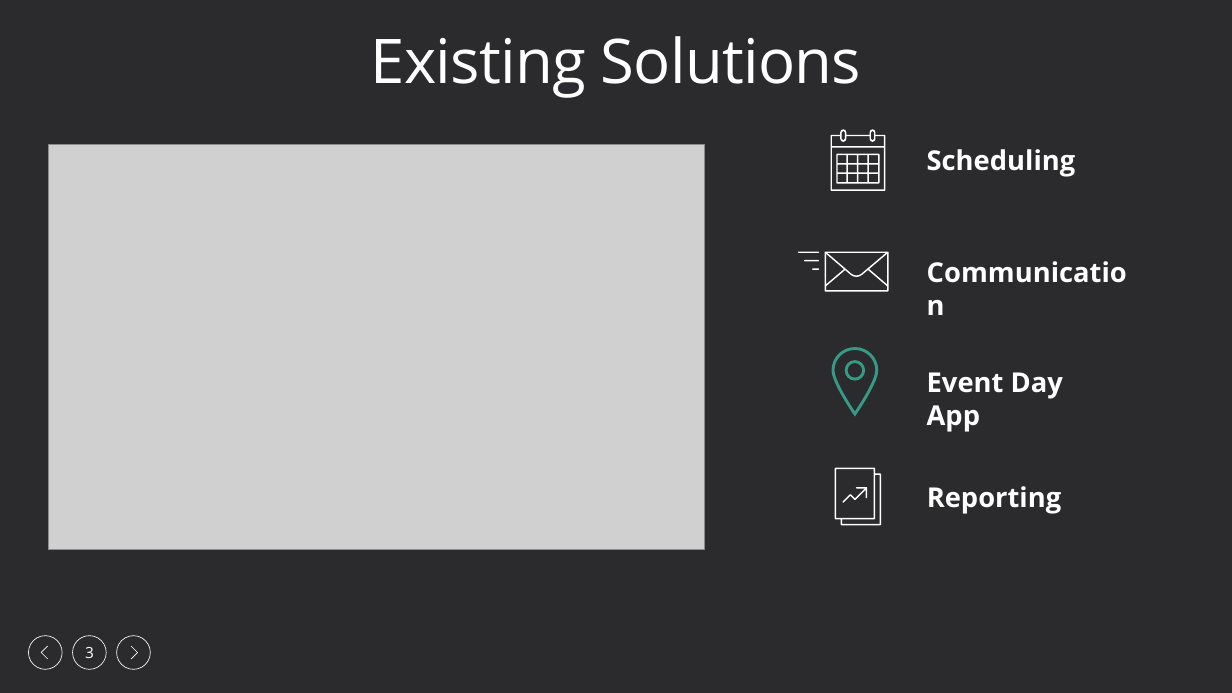
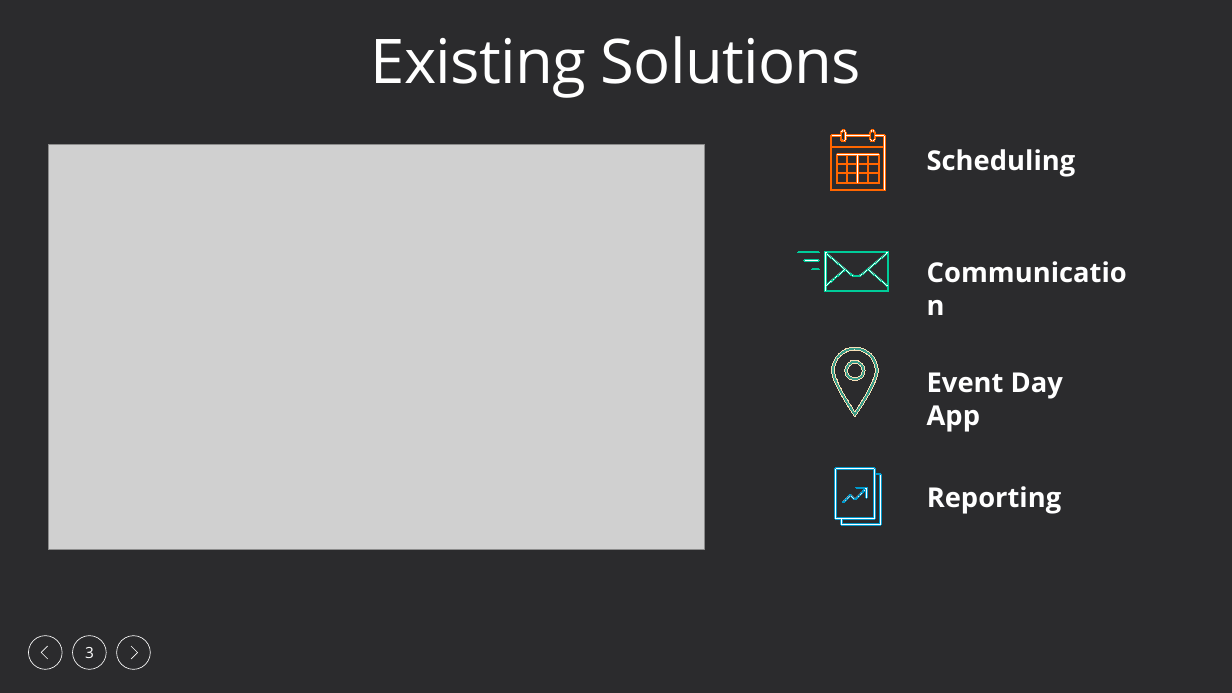
Before and after one commit to Houston17/team-4, a slide deck: slide 3 of Final Presentation.pptx. Drawn at 1232x693 pixels with LibreOffice and Linux fonts; fonts in the diff are those of the drawing; grey boxes stand for pictures. Boxes give left, top, right and bottom in pixels: in the first picture for what was removed or moved away, otherwise in the second. Text is boxed around its words. In the diff, an @@ line names an element or a change of style, - is before the commit and + after.

Commit message:
pp
pp update

```diff
--- a/Final Presentation.pptx
+++ b/Final Presentation.pptx
@@ freeform shape at [831,129,885,191]: outline none to #FF6600 0.75 pt @@
@@ freeform shape at [799,251,889,291]: outline none to #00CC99 0.75 pt @@
@@ freeform shape at [832,348,879,417]: outline none to #FAE1B8 0.75 pt @@
@@ freeform shape at [835,468,881,525]: outline none to #0099CC 0.75 pt @@
```
Also in this commit, not shown: 2 other slides changed, 2 slides added.
